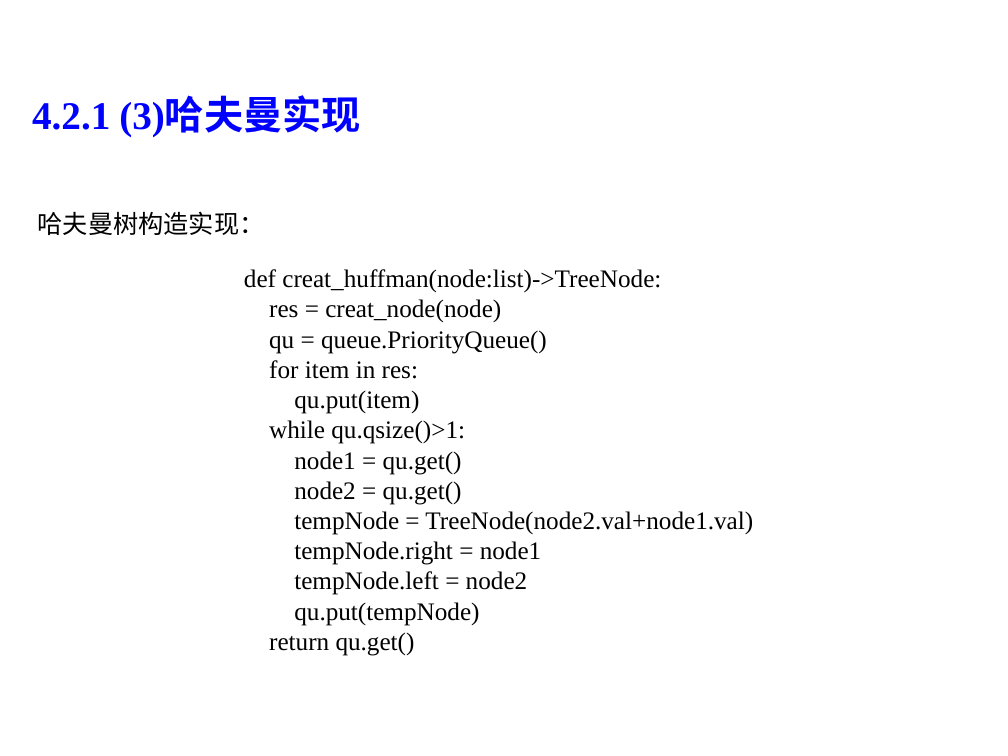
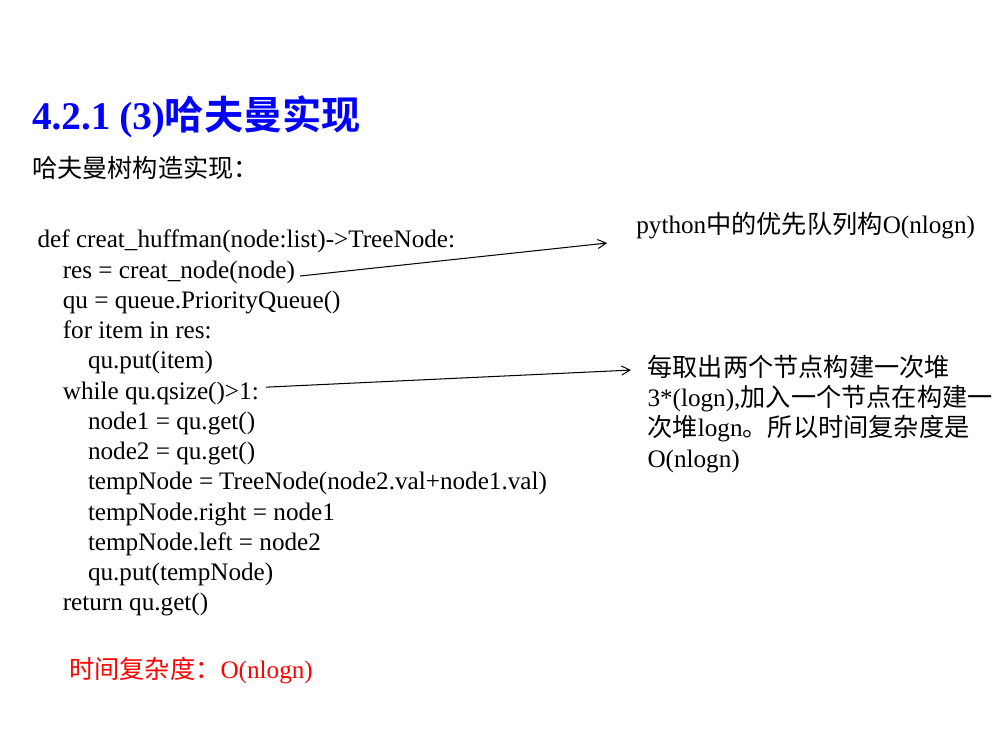
Before and after one commit to liutongling/DP, a slide deck: slide 42 of file/第4章 贪心法.pptx. Drawn at 1008x756 pixels with LibreOffice and Linux fonts; fonts in the diff are those of the drawing; background and template pictures are left out. Boxes give left, top, right and bottom in pixels: in the first picture for what was removed or moved away, otherwise in the second. Text is boxed around its words. In the diff, an @@ line names an element or a change of style, - is before the commit and + after.

```diff
--- a/file/第4章 贪心法.pptx
+++ b/file/第4章 贪心法.pptx
@@ text "哈夫曼树构造实现：": place and size @@
-text "哈夫曼树构造实现：" at (38,211,265,235)
+text "哈夫曼树构造实现：" at (32,155,259,179)
@@ text "def creat_huffman(node:list)->TreeNode:": place and size @@
-text "def creat_huffman(node:list)->TreeNode:" at (244,269,753,656)
+text "def creat_huffman(node:list)->TreeNode:" at (38,229,547,616)
@@ text added at (636,213,975,239), 18 pt, text #000000 @@
+python中的优先队列构O(nlogn)
@@ arrow added from (300, 276) to (607, 243), #000000 0.75 pt @@
@@ text added at (648,354,993,473), 18 pt, text #000000 @@
+每取出两个节点构建一次堆3*(logn),加入一个节点在构建一次堆logn。所以时间复杂度是O(nlogn)
@@ arrow added from (266, 387) to (631, 370), #000000 0.75 pt @@
@@ text added at (69,656,312,684), 18 pt, text #FF0000 @@
+时间复杂度：O(nlogn)
```
Also in this commit, not shown: 5 other slides changed, 1 slide added, 1 slide removed, 2 other files.
